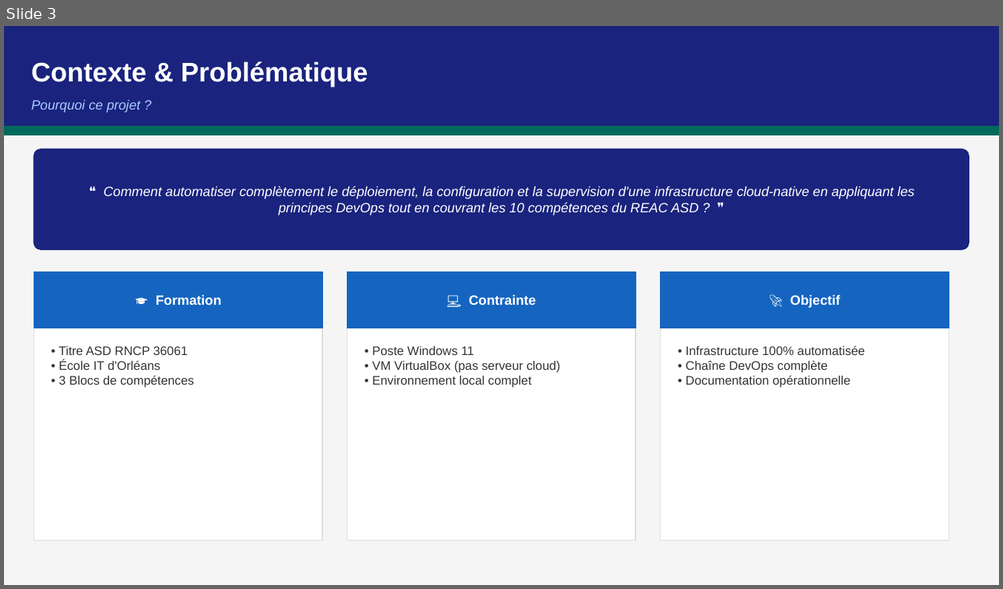
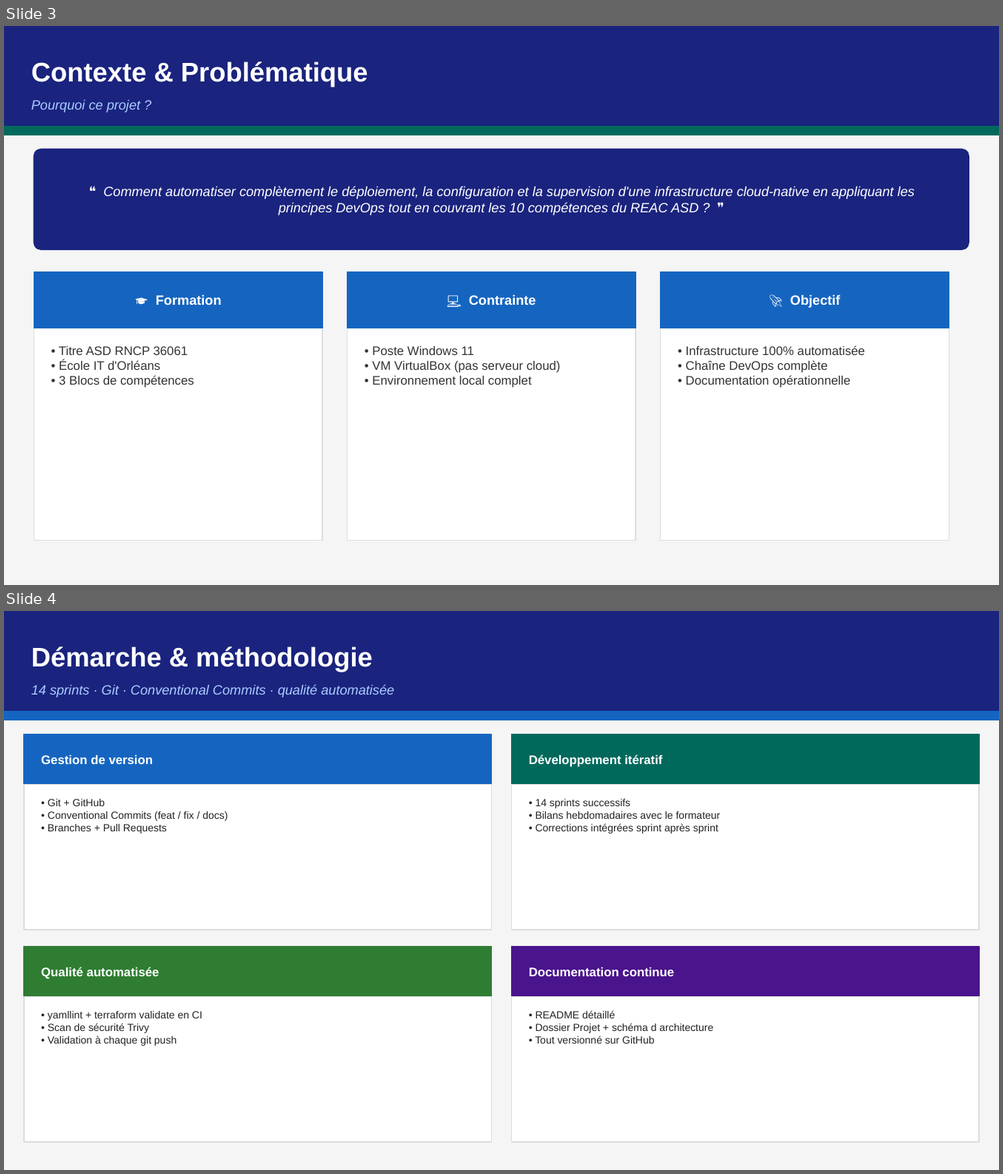
Before and after one commit to pilot-loicrich/iac-infra, a slide deck: documentation/Presentation_iac-infra_ASD.pptx. Shown one above the other, each under a label of ours: slide 3 before the commit, slides 3 and 4 after it. The pictures are 1003x589 and 1003x1174 pixels, drawn with LibreOffice and Linux fonts; fonts in the diff are those of the drawing. Boxes give left, top, right and bottom in pixels: in the first picture for what was removed or moved away, otherwise in the second. Text is boxed around its words. In the diff, an @@ line names an element or a change of style, - is before the commit and + after.

```diff
--- a/documentation/Presentation_iac-infra_ASD.pptx
+++ b/documentation/Presentation_iac-infra_ASD.pptx
@@ slide 4 added at box(4, 611, 999, 1170), background #FFFFFF @@
@@ rectangle added at box(4, 611, 999, 1170), fill #F5F5F5, outline #F5F5F5 1 pt @@
@@ rectangle added at box(4, 611, 999, 712), fill #1A237E, outline #1A237E 1 pt @@
@@ text added at box(31, 647, 373, 672), 26 pt, text #FFFFFF, bold @@
+Démarche & méthodologie
@@ text added at box(31, 684, 394, 698), 13 pt, text #AACCFF, italic @@
+14 sprints · Git · Conventional Commits · qualité automatisée
@@ rectangle added at box(4, 712, 999, 720), fill #1565C0, outline #1565C0 1 pt @@
@@ rectangle added at box(24, 734, 492, 785), fill #1565C0, outline #1565C0 1 pt @@
@@ rectangle added at box(512, 734, 979, 785), fill #00695C, outline #00695C 1 pt @@
@@ text added at box(41, 755, 153, 764), 12 pt, text #FFFFFF, bold @@
+Gestion de version
@@ text added at box(529, 755, 662, 767), 12 pt, text #FFFFFF, bold @@
+Développement itératif
@@ rectangle added at box(24, 785, 492, 931), fill #FFFFFF, outline #DDDDDD 1 pt @@
@@ rectangle added at box(512, 785, 979, 931), fill #FFFFFF, outline #DDDDDD 1 pt @@
@@ text added at box(48, 799, 227, 834), 10 pt, text #222222 @@
+• Git + GitHub
+• Conventional Commits (feat / fix / docs)
+• Branches + Pull Requests
@@ text added at box(535, 799, 720, 834), 10 pt, text #222222 @@
+• 14 sprints successifs
+• Bilans hebdomadaires avec le formateur
+• Corrections intégrées sprint après sprint
@@ rectangle added at box(24, 947, 492, 997), fill #2E7D32, outline #2E7D32 1 pt @@
@@ rectangle added at box(512, 947, 979, 997), fill #4A148C, outline #4A148C 1 pt @@
@@ text added at box(41, 967, 159, 980), 12 pt, text #FFFFFF, bold @@
+Qualité automatisée
@@ text added at box(529, 968, 674, 977), 12 pt, text #FFFFFF, bold @@
+Documentation continue
@@ rectangle added at box(24, 997, 492, 1142), fill #FFFFFF, outline #DDDDDD 1 pt @@
@@ rectangle added at box(512, 997, 979, 1142), fill #FFFFFF, outline #DDDDDD 1 pt @@
@@ text added at box(48, 1011, 202, 1046), 10 pt, text #222222 @@
+• yamllint + terraform validate en CI
+• Scan de sécurité Trivy
+• Validation à chaque git push
@@ text added at box(535, 1011, 713, 1044), 10 pt, text #222222 @@
+• README détaillé
+• Dossier Projet + schéma d architecture
+• Tout versionné sur GitHub
```
Also in this commit, not shown: 3 other slides added.
